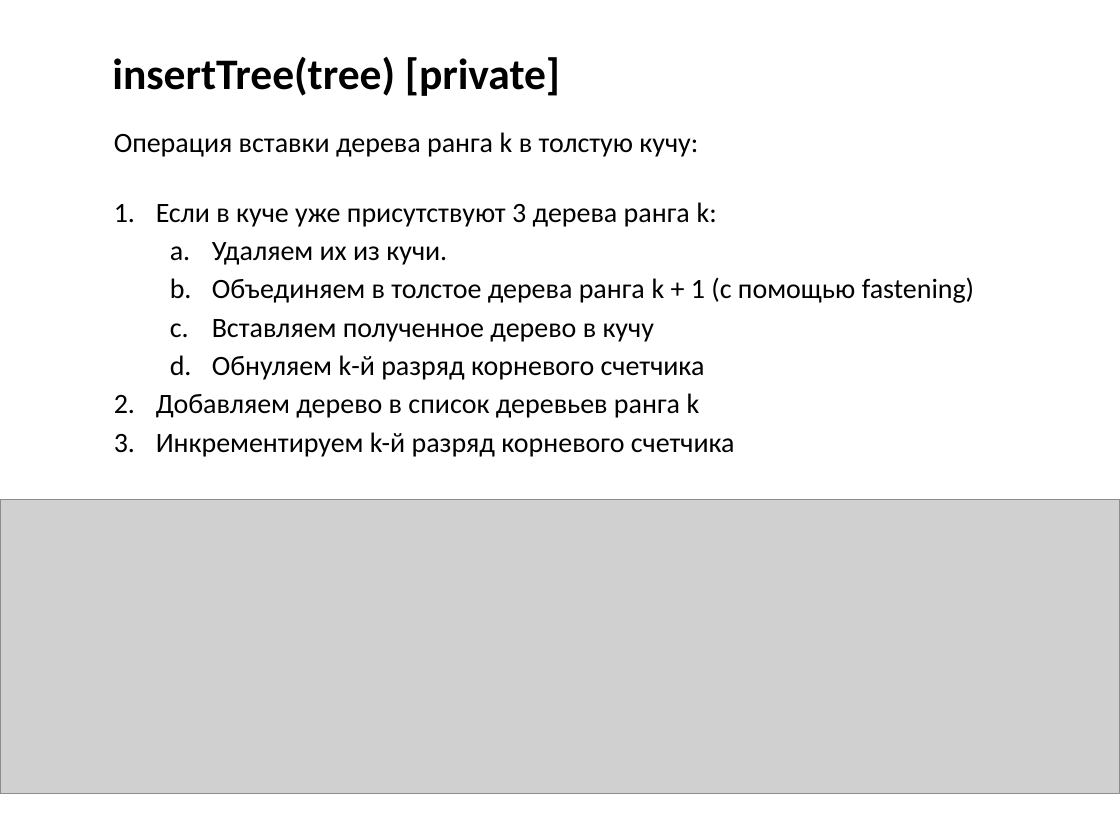
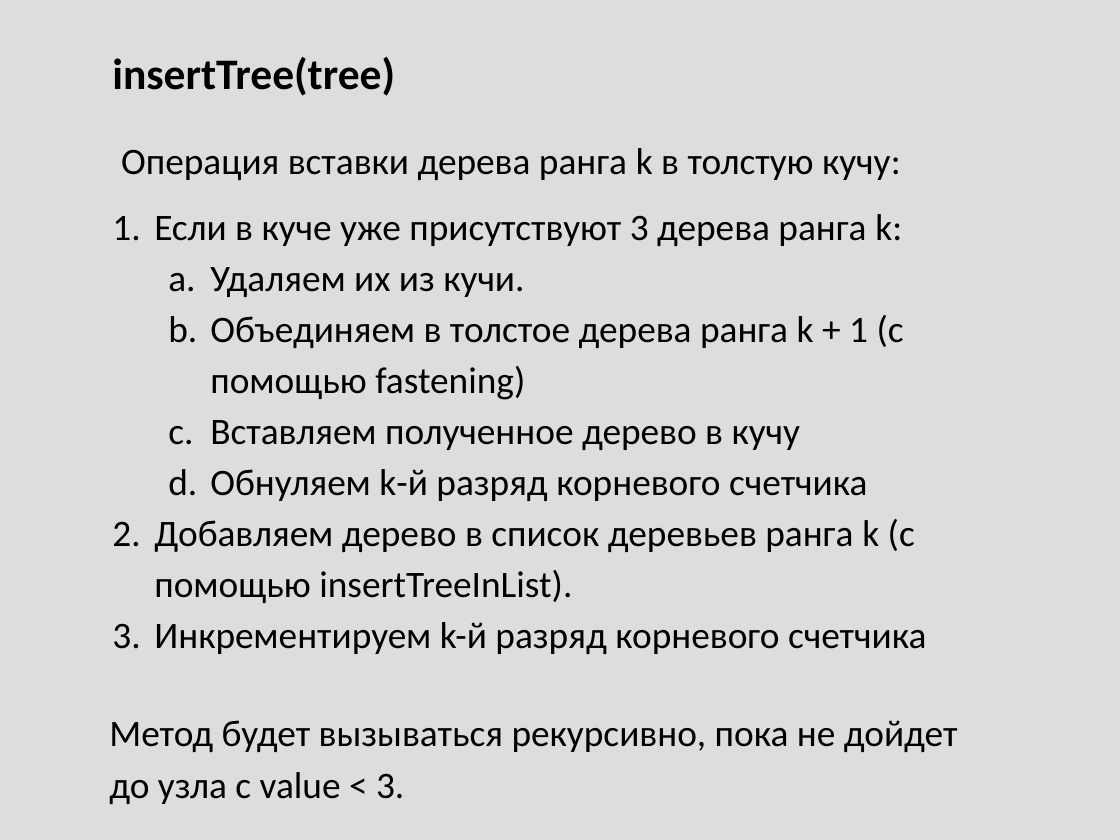
Before and after one commit to Mustang98/ThickHeap, a slide deck: slide 23 of ThickHeap_Presentation.ppsx (slide 11 before the commit). Drawn at 1120x840 pixels with LibreOffice and Linux fonts; fonts in the diff are those of the drawing; grey boxes stand for pictures. Boxes give left, top, right and bottom in pixels: in the first picture for what was removed or moved away, otherwise in the second. Text is boxed around its words. In the diff, an @@ line names an element or a change of style, - is before the commit and + after.

```diff
--- a/ThickHeap_Presentation.ppsx
+++ b/ThickHeap_Presentation.ppsx
@@ background #FFFFFF to #DDDDDD @@
@@ text at (x1=112, y1=57, x2=395, y2=96): text changed @@
-insertTree(tree) [private]
+insertTree(tree)
@@ text "Операция вставки дерева ранга k ..." moved from (x1=114, y1=132, x2=698, y2=157) to (x1=121, y1=148, x2=901, y2=180) @@
@@ text "Операция вставки дерева ранга k ..." at (x1=121, y1=148, x2=901, y2=180): size 18 to 24 pt @@
@@ text "Если в куче уже присутствуют ..." moved from (x1=156, y1=202, x2=974, y2=457) to (x1=154, y1=214, x2=926, y2=654) @@
@@ text at (x1=154, y1=214, x2=926, y2=654): size 18 to 24 pt in "Если в куче уже присутствуют 3 дерева ...", "Удаляем их из кучи.", "Объединяем в толстое дерева ранга k + ...", "Вставляем полученное дерево в кучу" and 2 more places @@
@@ picture removed at (x1=0, y1=500, x2=1120, y2=794) @@
@@ text at (x1=154, y1=519, x2=915, y2=603): text changed; size 18 to 24 pt @@
-2. Добавляем дерево в список деревьев ранга k
+2. Добавляем дерево в список деревьев ранга k (с помощью insertTreeInList).
@@ text added at (x1=109, y1=720, x2=958, y2=804), 24 pt, text #000000 @@
+Метод будет вызываться рекурсивно, пока не дойдет до узла с value < 3.
```
Also in this commit, not shown: 15 other slides changed, 31 slides added, 2 slides removed, 2 other files.
